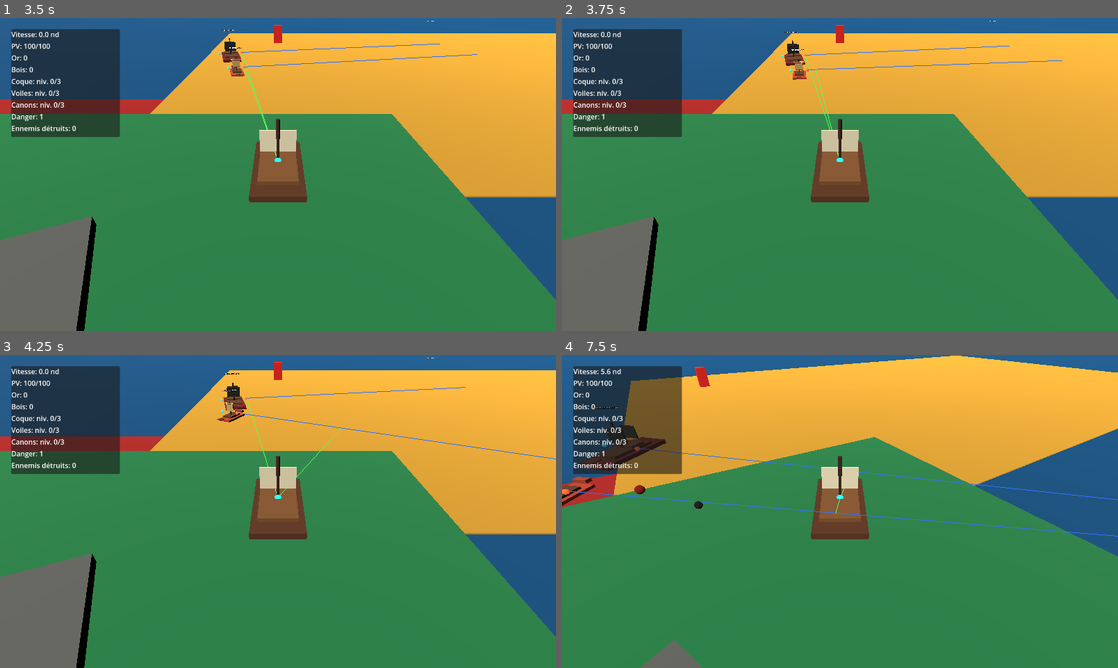
Above: before the commit, frames 1-4 (two rows, left to right).
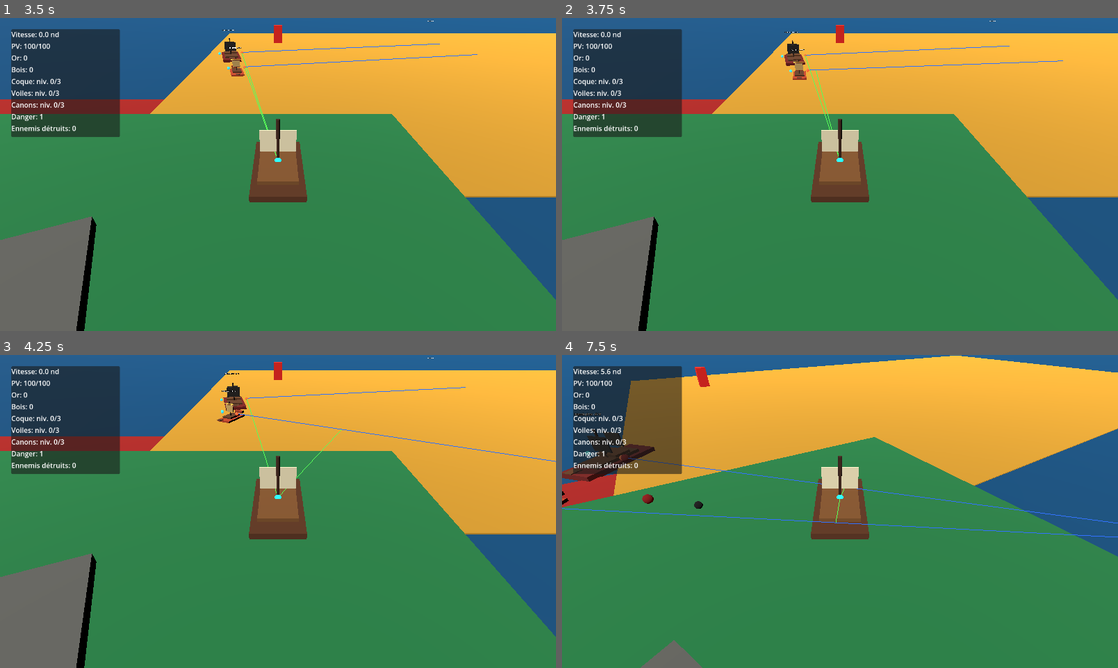
Above: after the commit, the same moments.

Repository: blou132/jeux-pirate
Game: Godot game, scene res://scenes/world/World.tscn
The game is run twice, just before and just after one commit, with the same random seed, the same clock (stepped at 60 frames per second) and the same inputs.
Inputs (mouse positions are in pixels of both pictures, inside the frame that each line leads up to):
- Up to frame 1 (3.5 s): tap Enter at 0.5 s; move the mouse to (400, 158) at 0.52 s; hold D 0.53-1.25 s; tap R at 0.6 s; click (400, 158) at 0.67 s; drag from (166, 190) to (250, 237) at 1.27 s; move the mouse to (333, 105) at 2.02 s; hold D 2.03-2.75 s; hold Q 2.03-2.75 s; drag from (250, 237) to (111, 127) at 2.77 s
- Up to frame 2 (3.75 s): move the mouse to (1006, 221) at 3.52 s; hold A from 3.53 s (still down); tap R at 3.6 s
- Up to frame 3 (4.25 s): keep holding A
- Up to frame 4 (7.5 s): release A at 4.25 s; drag from (673, 464) to (756, 433) at 4.27 s; move the mouse to (867, 511) at 5.02 s; hold S 5.03-5.75 s; hold Q 5.03-5.75 s; click (867, 511) at 5.17 s; drag from (756, 433) to (728, 527) at 5.77 s; move the mouse to (962, 495) at 6.52 s; hold W 6.53-7.25 s; tap R at 6.6 s; drag from (728, 527) to (812, 574) at 7.27 s

Frame 1 is identical in both runs. In frame 2, 0.2% of the frame differs, in the area x 40-91%, y 10-20%; in frame 3, 0.4%; in frame 4, 2.2%, in the area x 0-100%, y 16-59%.

Commit message:
fix: soften enemy broadside maneuver speed

Diff:
--- a/scripts/boats/EnemyShip.gd
+++ b/scripts/boats/EnemyShip.gd
@@ -175,6 +175,13 @@
 	return attack_cooldown
 
 
+func get_turn_load() -> float:
+	if turn_speed <= 0.0:
+		return 0.0
+
+	return clampf(absf(angular_velocity) / turn_speed, 0.0, 1.0)
+
+
 func get_display_name() -> String:
 	return display_name
 
--- a/scripts/boats/EnemyShipAI.gd
+++ b/scripts/boats/EnemyShipAI.gd
@@ -11,8 +11,10 @@
 @export var broadside_preferred_distance_ratio: float = 0.78
 @export var broadside_distance_margin: float = 1.5
 @export var broadside_radial_weight: float = 0.55
-@export var broadside_maneuver_speed_scale: float = 0.45
-@export var broadside_retreat_speed_scale: float = 0.6
+@export var broadside_maneuver_speed_scale: float = 0.58
+@export var broadside_retreat_speed_scale: float = 0.55
+@export var broadside_turn_slowdown: float = 0.2
+@export var broadside_min_maneuver_speed_scale: float = 0.35
 @export var broadside_line_correction_weight: float = 0.7
 # Temporary v0.3.5 console helper to verify enemy broadside selection during tests.
 @export var debug_broadside_fire: bool = true
@@ -220,6 +222,8 @@
 	if line_error.length_squared() > broadside_line_tolerance * broadside_line_tolerance:
 		desired_forward = (desired_forward + (line_error.normalized() * broadside_line_correction_weight)).normalized()
 
+	speed_scale = _apply_broadside_turn_slowdown(speed_scale)
+
 	if ship.has_method("steer_along_direction_with_speed"):
 		ship.steer_along_direction_with_speed(desired_forward, delta, speed_scale)
 	elif ship.has_method("steer_along_direction"):
@@ -236,6 +240,15 @@
 		return _player.global_position
 
 	return ship.global_position
+
+
+func _apply_broadside_turn_slowdown(speed_scale: float) -> float:
+	var turn_load: float = 0.0
+	if ship.has_method("get_turn_load"):
+		turn_load = float(ship.get_turn_load())
+
+	var slowed_speed: float = speed_scale - (turn_load * broadside_turn_slowdown)
+	return clampf(slowed_speed, broadside_min_maneuver_speed_scale, 1.0)
 
 
 func _get_broadside_line_error(fire_direction: Vector3) -> Vector3:
